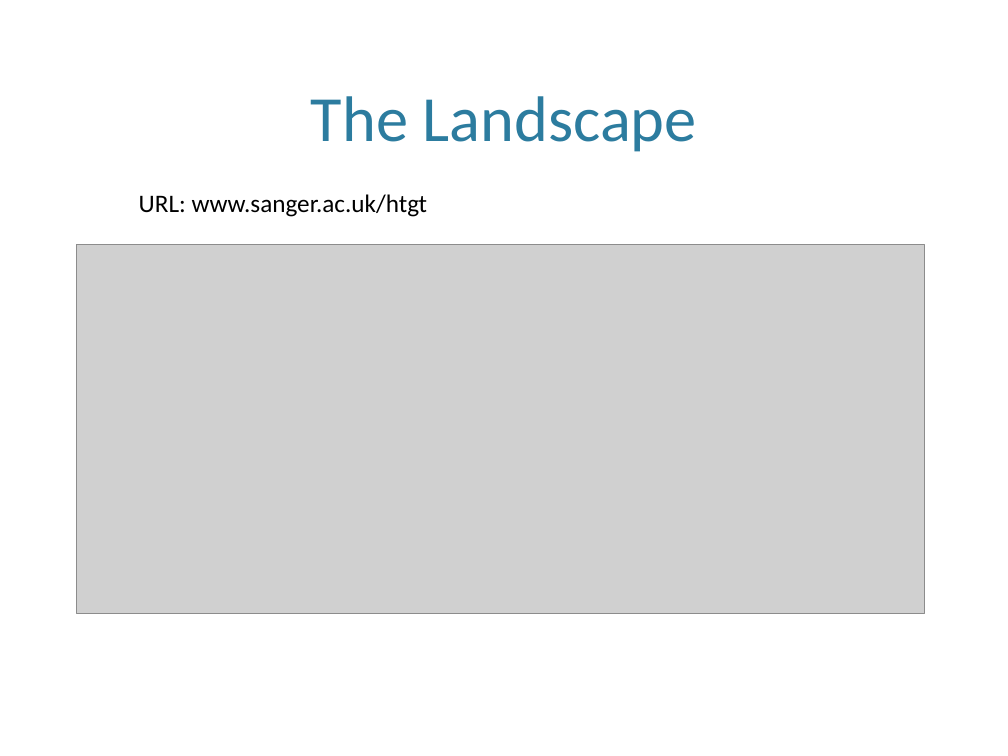
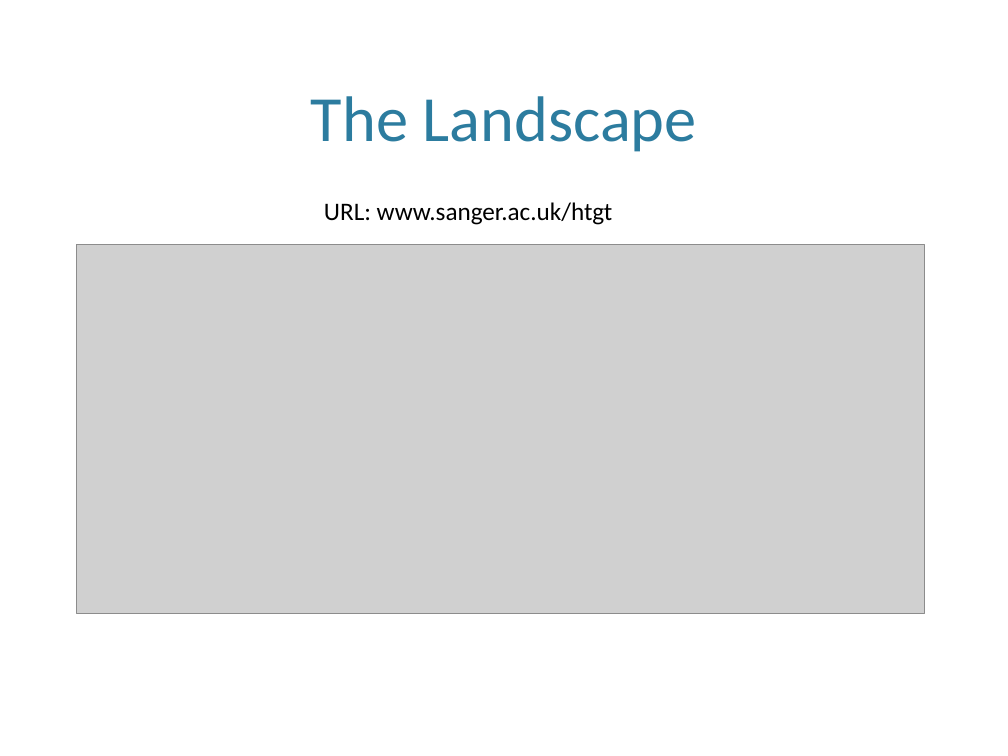
Before and after one commit to htgt/Docs, a slide deck: slide 3 of IMG-2015.pptx (slide 2 before the commit). Drawn at 1008x756 pixels with LibreOffice and Linux fonts; fonts in the diff are those of the drawing; grey boxes stand for pictures; background and template pictures are left out. Boxes give left, top, right and bottom in pixels: in the first picture for what was removed or moved away, otherwise in the second. Text is boxed around its words. In the diff, an @@ line names an element or a change of style, - is before the commit and + after.

```diff
--- a/IMG-2015.pptx
+++ b/IMG-2015.pptx
@@ text "URL: www.sanger.ac.uk/htgt": place and size @@
-text "URL: www.sanger.ac.uk/htgt" at bbox=[139, 194, 428, 217]
+text "URL: www.sanger.ac.uk/htgt" at bbox=[324, 202, 613, 225]
```
Also in this commit, not shown: 4 other slides changed, 8 slides added.
